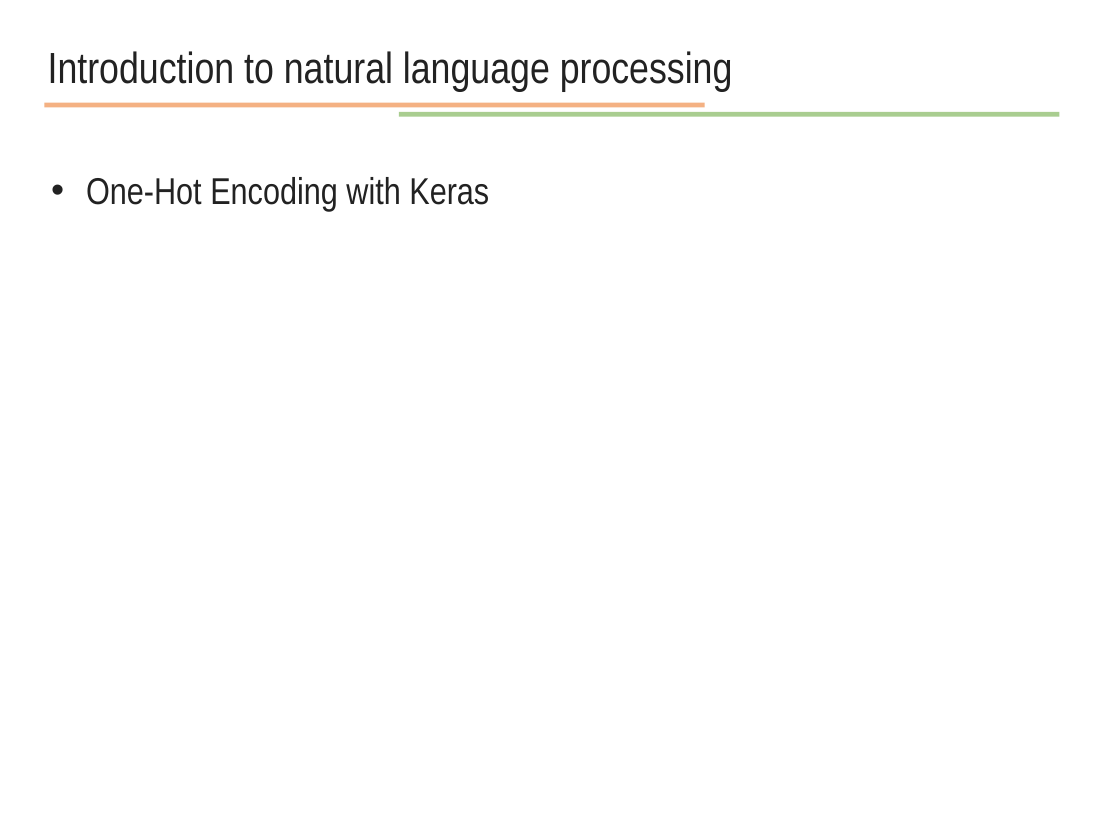
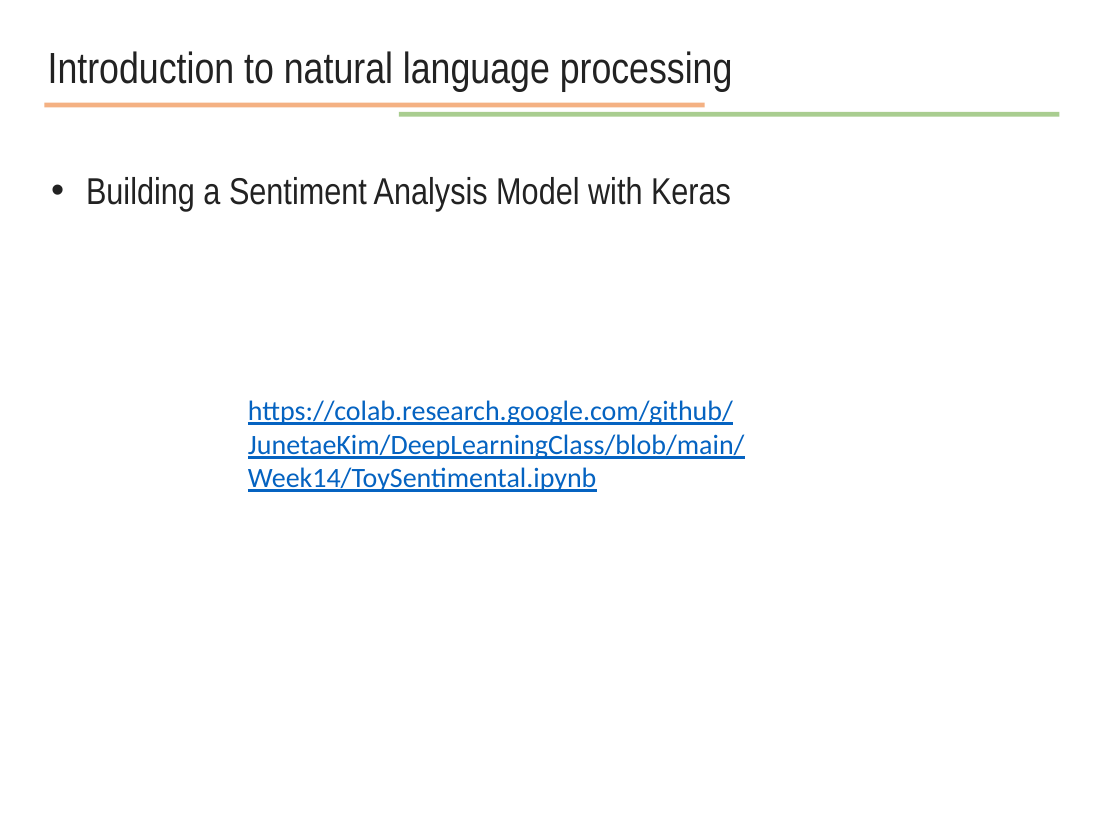
Before and after one commit to JunetaeKim/DeepLearningClass, a slide deck: slide 25 of Week14/week14 natural language processing.pptx (slide 15 before the commit). Drawn at 1120x840 pixels with LibreOffice and Linux fonts; fonts in the diff are those of the drawing. Boxes give left, top, right and bottom in pixels: in the first picture for what was removed or moved away, otherwise in the second. Text is boxed around its words. In the diff, an @@ line names an element or a change of style, - is before the commit and + after.

```diff
--- a/Week14/week14 natural language processing.pptx
+++ b/Week14/week14 natural language processing.pptx
@@ text at (x1=86, y1=177, x2=731, y2=211): text changed @@
-• One-Hot Encoding with Keras
+• Building a Sentiment Analysis Model with Keras
@@ text added at (x1=248, y1=400, x2=745, y2=492), 18 pt, text #0563C1, underline @@
+https://colab.research.google.com/github/JunetaeKim/DeepLearningClass/blob/main/Week14/ToySentimental.ipynb
```
Also in this commit, not shown: 3 other slides changed, 9 slides added, 4 slides removed, 4 other files.
